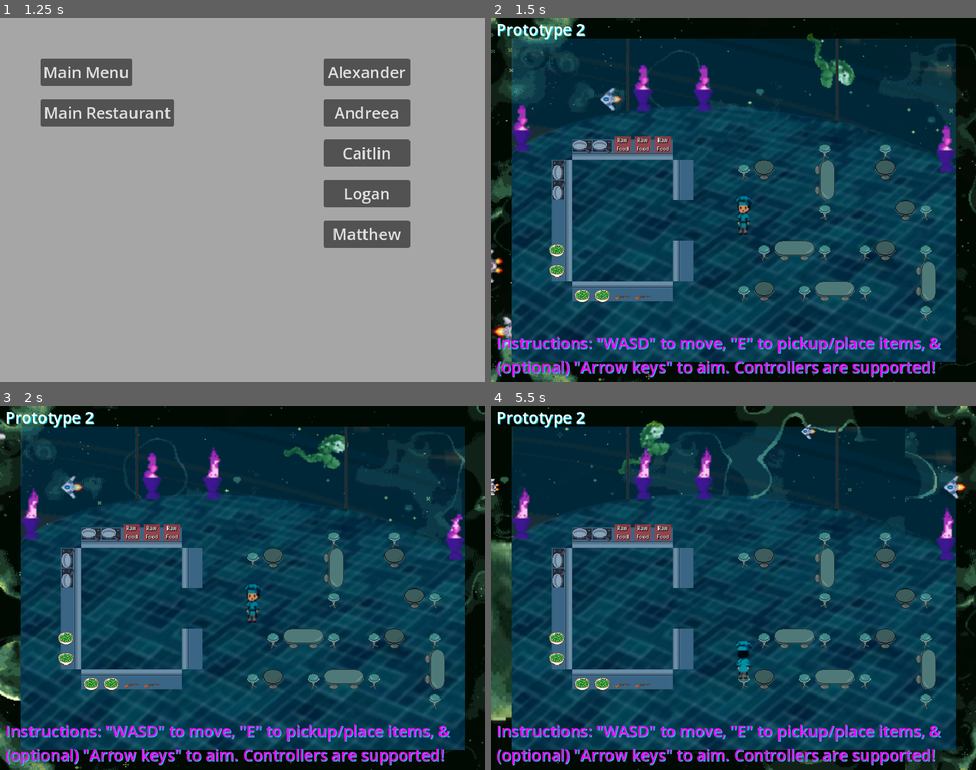
Above: before the commit, frames 1-4 (two rows, left to right).
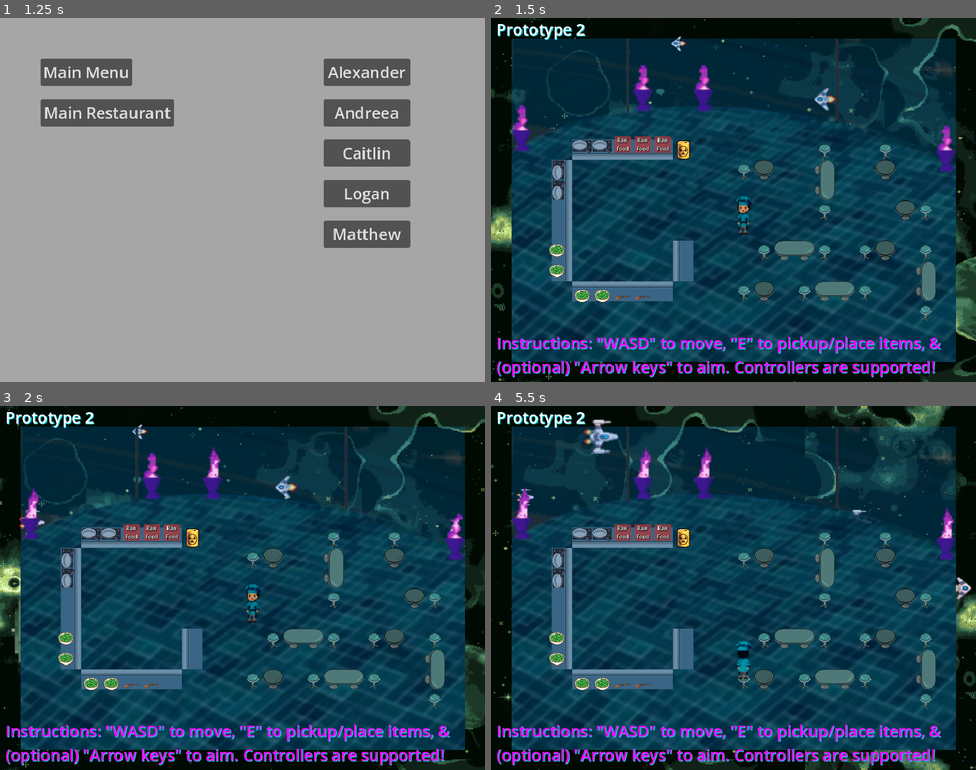
Above: after the commit, the same moments.

Repository: Alexander-Worley/Outer-Plates
Game: Godot game, scene res://Scenes/MainMenu/mainMenu.tscn
Two runs of this game, one before a commit and one after it. Both use one fixed random seed, a clock stepped at 60 frames per second and the inputs below.
Inputs (mouse positions are in pixels of both pictures, inside the frame that each line leads up to):
- Up to frame 1 (1.25 s): click (242, 261) at 0.5 s
- Up to frame 2 (1.5 s): click "Main Restaurant" at 1.25 s
- Up to frame 3 (2 s): no input
- Up to frame 4 (5.5 s): hold Right (face_right) 2.03-2.78 s; hold Space (interact) 2.03-2.78 s; hold S (down) 2.78-3.53 s; tap E (pickup) at 2.85, 4.35 s; hold Right (face_right) 3.53-4.28 s; hold Space (interact) 3.53-4.28 s; hold Up (face_up) 4.28-5.03 s; hold Left (face_left) from 5.03 s (still down); hold Space (interact) from 5.03 s (still down)

Frame 1 is identical in both runs. In frame 2, 7.1% of the frame differs, in the area x 0-100%, y 0-100%; in frame 3, 7.0%; in frame 4, 9.3%.

Commit message:
Added a Trash Can to Main Restaurant Scene

Diff:
--- a/DevScenes/Alexander/Alexander.tscn
+++ b/DevScenes/Alexander/Alexander.tscn
@@ -19,7 +19,7 @@
 [node name="Environment" type="Node2D" parent="."]
 
 [node name="Background" parent="Environment" instance=ExtResource("1_1fft2")]
-scroll_offset = Vector2(-993763, 0)
+scroll_offset = Vector2(-1.30218e+06, 0)
 Planet = "Green Planet"
 
 [node name="Prototype 2" type="Label" parent="Environment/Background"]
@@ -245,16 +245,6 @@
 direction = 1
 texture = ExtResource("6_8fd4r")
 
-[node name="Counter12" parent="Surfaces/Counters" instance=ExtResource("3_gejkp")]
-position = Vector2(304, 240)
-direction = 1
-texture = ExtResource("6_8fd4r")
-
-[node name="Counter13" parent="Surfaces/Counters" instance=ExtResource("3_gejkp")]
-position = Vector2(304, 272)
-direction = 1
-texture = ExtResource("6_8fd4r")
-
 [node name="Counter7" parent="Surfaces/Counters" instance=ExtResource("3_gejkp")]
 position = Vector2(208, 208)
 texture = ExtResource("6_8fd4r")
@@ -282,7 +272,7 @@
 [node name="Interactables" type="Node2D" parent="."]
 
 [node name="TrashCan" parent="Interactables" instance=ExtResource("13_ssd7v")]
-position = Vector2(352, 240)
+position = Vector2(304, 208)
 
 [node name="Players" type="Node2D" parent="."]
 
--- a/Scenes/Restaurant/restaurant.tscn
+++ b/Scenes/Restaurant/restaurant.tscn
@@ -11,13 +11,14 @@
 [ext_resource type="Texture2D" uid="uid://cuawvf5dcoirc" path="res://Assets/Interactables/PlainSurfaces/oval-table.png" id="7_4r5b2"]
 [ext_resource type="PackedScene" uid="uid://r0sqnmyx2q5r" path="res://Scenes/Restaurant/TestItems/testWeapon.tscn" id="9_3ncmo"]
 [ext_resource type="PackedScene" uid="uid://cuek2wfflpv5k" path="res://Scenes/Restaurant/Environment/lavaLamp.tscn" id="10_f2two"]
+[ext_resource type="PackedScene" uid="uid://dgjrwni0x7oo8" path="res://Scenes/Restaurant/Interactables/trashCan.tscn" id="11_l1h7v"]
 
 [node name="Restaurant" type="Node2D"]
 
 [node name="Environment" type="Node2D" parent="."]
 
 [node name="Background" parent="Environment" instance=ExtResource("1_t7iru")]
-scroll_offset = Vector2(-584139, 0)
+scroll_offset = Vector2(-585449, 0)
 Planet = "Green Planet"
 
 [node name="Prototype 2" type="Label" parent="Environment/Background"]
@@ -245,16 +246,6 @@
 direction = 1
 texture = ExtResource("5_rtq4x")
 
-[node name="Counter12" parent="Surfaces/Counters" instance=ExtResource("4_jgfwf")]
-position = Vector2(304, 240)
-direction = 1
-texture = ExtResource("5_rtq4x")
-
-[node name="Counter13" parent="Surfaces/Counters" instance=ExtResource("4_jgfwf")]
-position = Vector2(304, 272)
-direction = 1
-texture = ExtResource("5_rtq4x")
-
 [node name="Counter7" parent="Surfaces/Counters" instance=ExtResource("4_jgfwf")]
 position = Vector2(208, 208)
 texture = ExtResource("5_rtq4x")
@@ -278,6 +269,11 @@
 [node name="Stove6" parent="Surfaces/Stoves" instance=ExtResource("4_x3u6a")]
 position = Vector2(112, 240)
 direction = 3
+
+[node name="Interactables" type="Node2D" parent="."]
+
+[node name="TrashCan" parent="Interactables" instance=ExtResource("11_l1h7v")]
+position = Vector2(304, 208)
 
 [node name="Players" type="Node2D" parent="."]
 
Not shown: 1 places in Scenes/Restaurant/restaurant.tscn that only renumber resources
